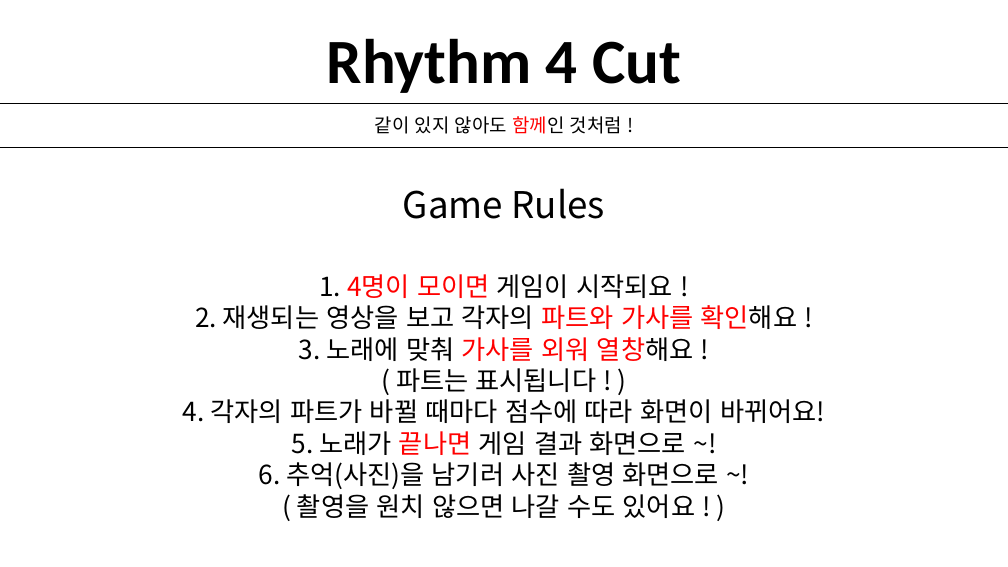
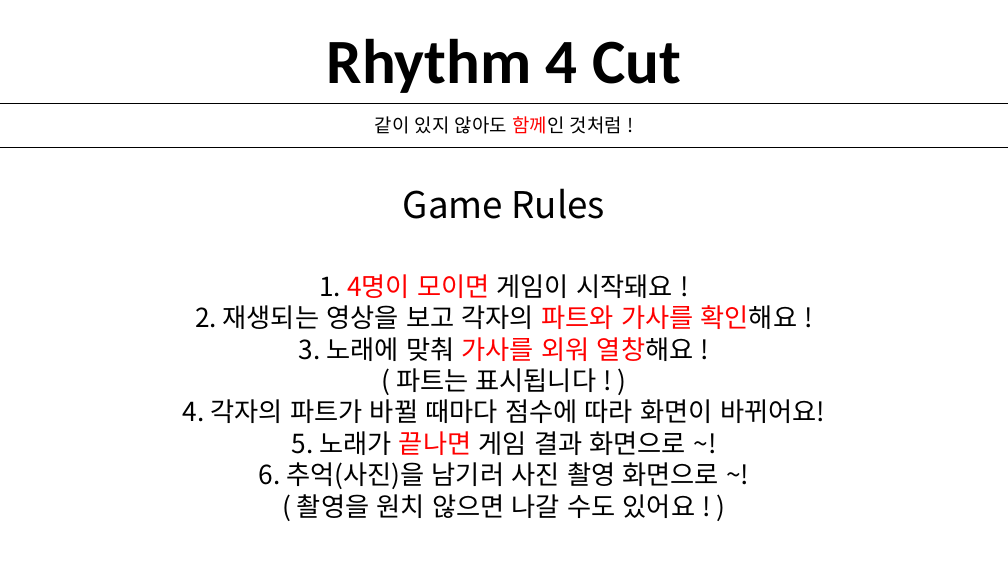
Before and after one commit to sixinchnails/rhythm4cuts, a slide deck: slide 1 of client/public/images/Rules.pptx. Drawn at 1008x567 pixels with LibreOffice and Linux fonts; fonts in the diff are those of the drawing. Boxes give left, top, right and bottom in pixels: in the first picture for what was removed or moved away, otherwise in the second. Text is boxed around its words. In the diff, an @@ line names an element or a change of style, - is before the commit and + after.

```diff
--- a/client/public/images/Rules.pptx
+++ b/client/public/images/Rules.pptx
@@ text at (x1=319, y1=274, x2=672, y2=298): text changed @@
-1. 4명이 모이면 게임이 시작되요 !
+1. 4명이 모이면 게임이 시작돼요 !
```
Also in this commit, not shown: 9 other files.
